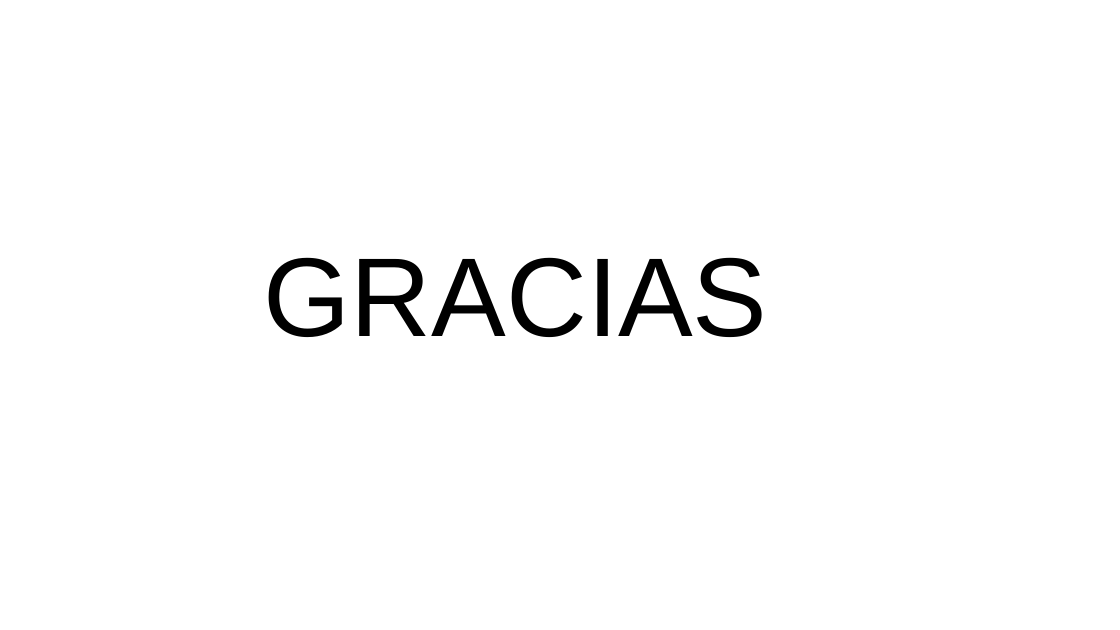
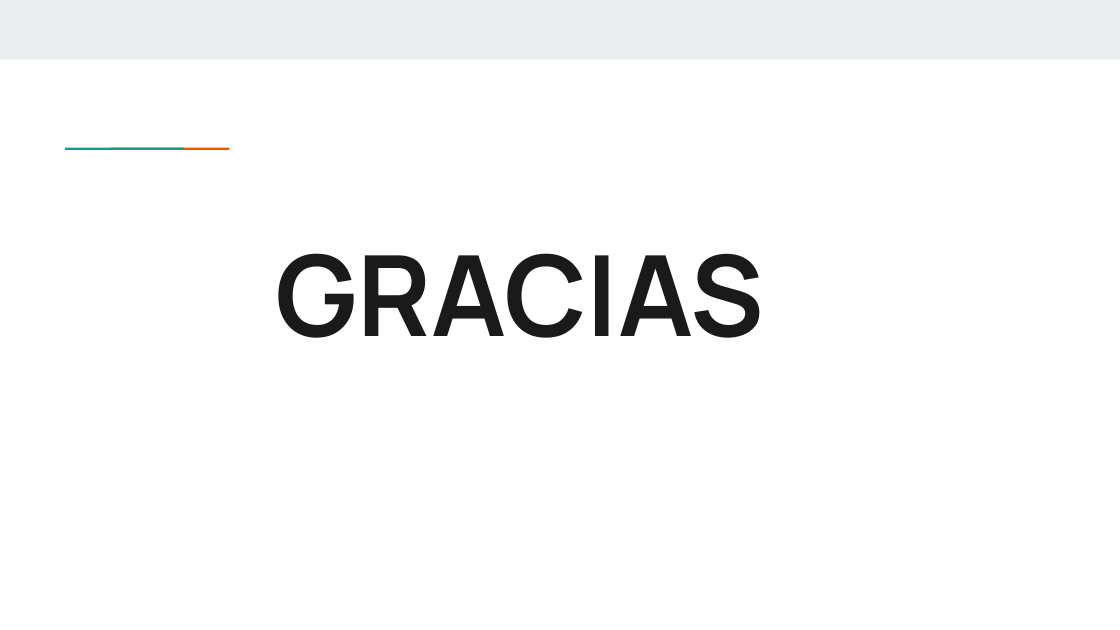
Before and after one commit to frankgonzmc/AppGym, a slide deck: slide 13 of DOC/PRESENTACION.pptx (slide 11 before the commit). Drawn at 1120x630 pixels with LibreOffice and Linux fonts; fonts in the diff are those of the drawing. Boxes give left, top, right and bottom in pixels: in the first picture for what was removed or moved away, otherwise in the second. Text is boxed around its words. In the diff, an @@ line names an element or a change of style, - is before the commit and + after.

```diff
--- a/DOC/PRESENTACION.pptx
+++ b/DOC/PRESENTACION.pptx
@@ rectangle added at [0,0,1120,59], fill #E9EDEE @@
@@ rectangle added at [102,146,148,151], fill #1A9988 @@
@@ title "GRACIAS" at [275,253,764,338]: font Arial to Manrope, text colour #000000 to #1A1A1A, bold on @@
@@ rectangle added at [147,146,193,151], fill #EB5600 @@
```
Also in this commit, not shown: 9 other slides changed, 3 slides added, 1 slide removed, 52 other files.
